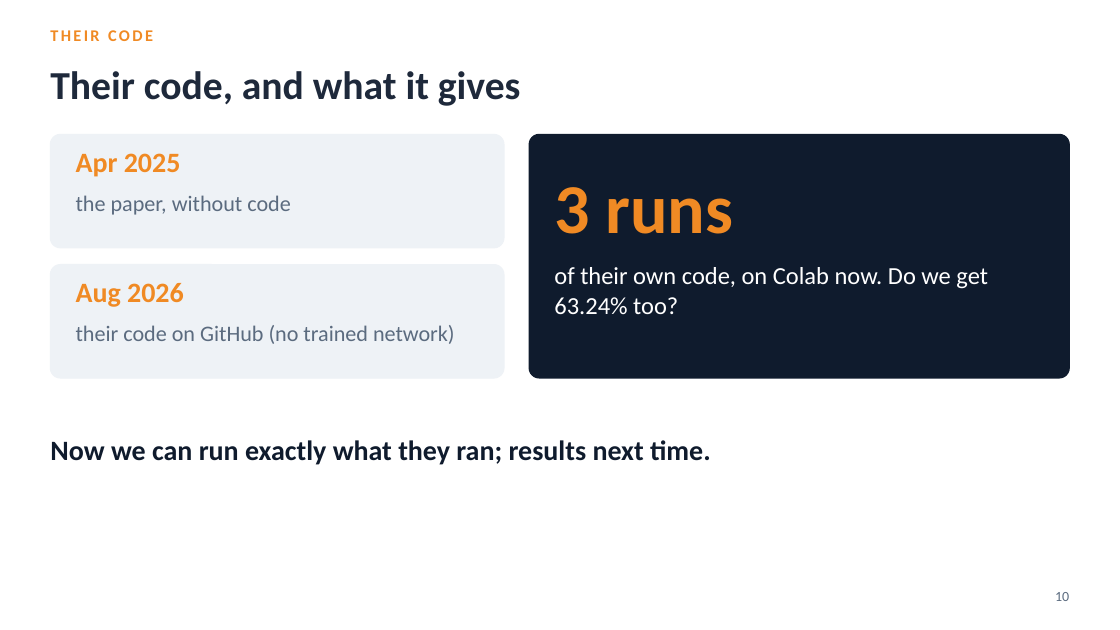
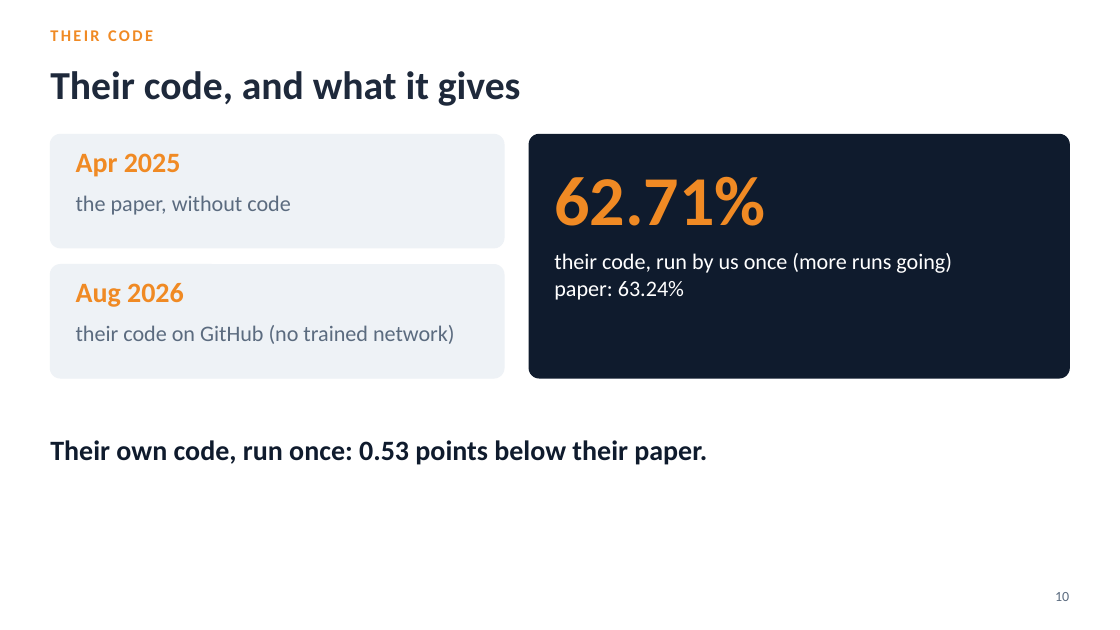
Before and after one commit to YusufBilo78/amc, a slide deck: slide 10 of deck/moshe_paper_icrnna.pptx. Drawn at 1120x630 pixels with LibreOffice and Linux fonts; fonts in the diff are those of the drawing. Boxes give left, top, right and bottom in pixels: in the first picture for what was removed or moved away, otherwise in the second. Text is boxed around its words. In the diff, an @@ line names an element or a change of style, - is before the commit and + after.

```diff
--- a/deck/moshe_paper_icrnna.pptx
+++ b/deck/moshe_paper_icrnna.pptx
@@ text at box(554, 176, 765, 226): text changed @@
-3 runs
+62.71%
@@ text at box(554, 253, 952, 300): text changed; size 21 to 19 pt @@
-of their own code, on Colab now. Do we get 63.24% too?
+their code, run by us once (more runs going)
+paper: 63.24%
@@ text at box(50, 440, 707, 465): text changed @@
-Now we can run exactly what they ran; results next time.
+Their own code, run once: 0.53 points below their paper.
```
Also in this commit, not shown: 11 other files.
